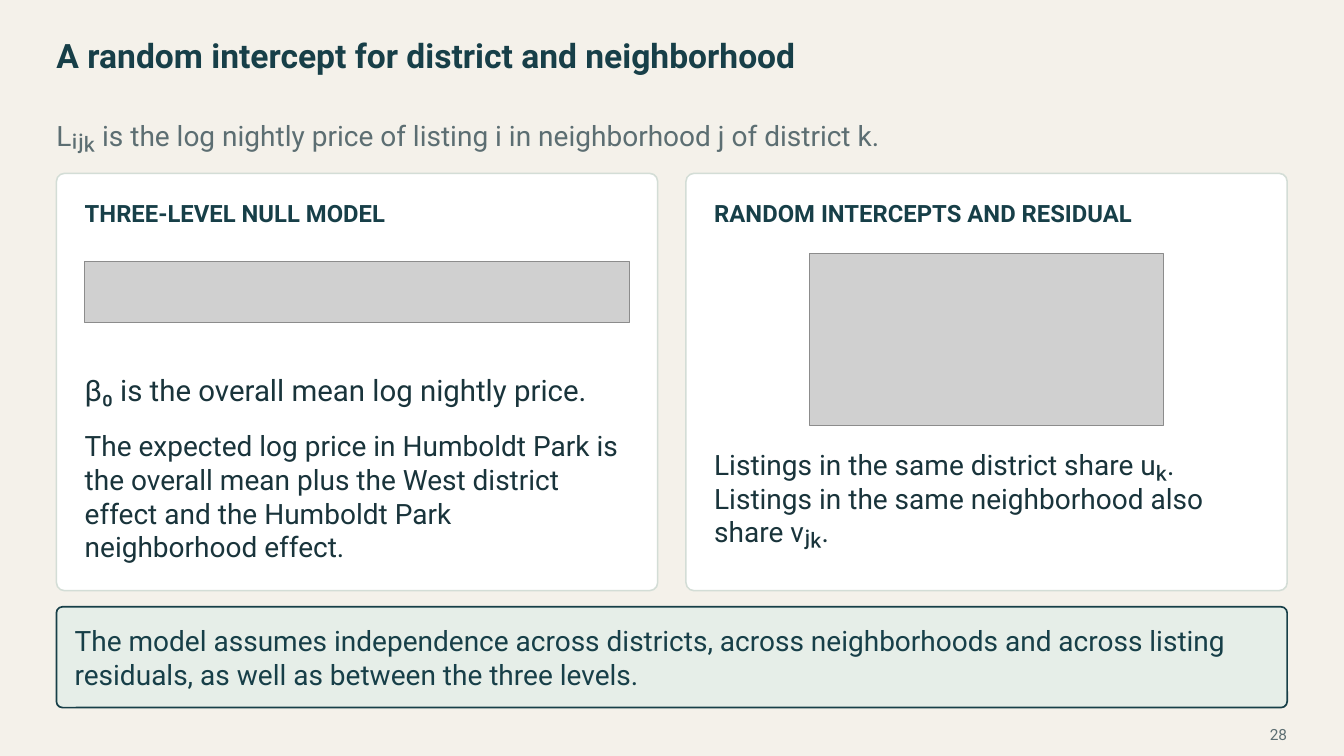
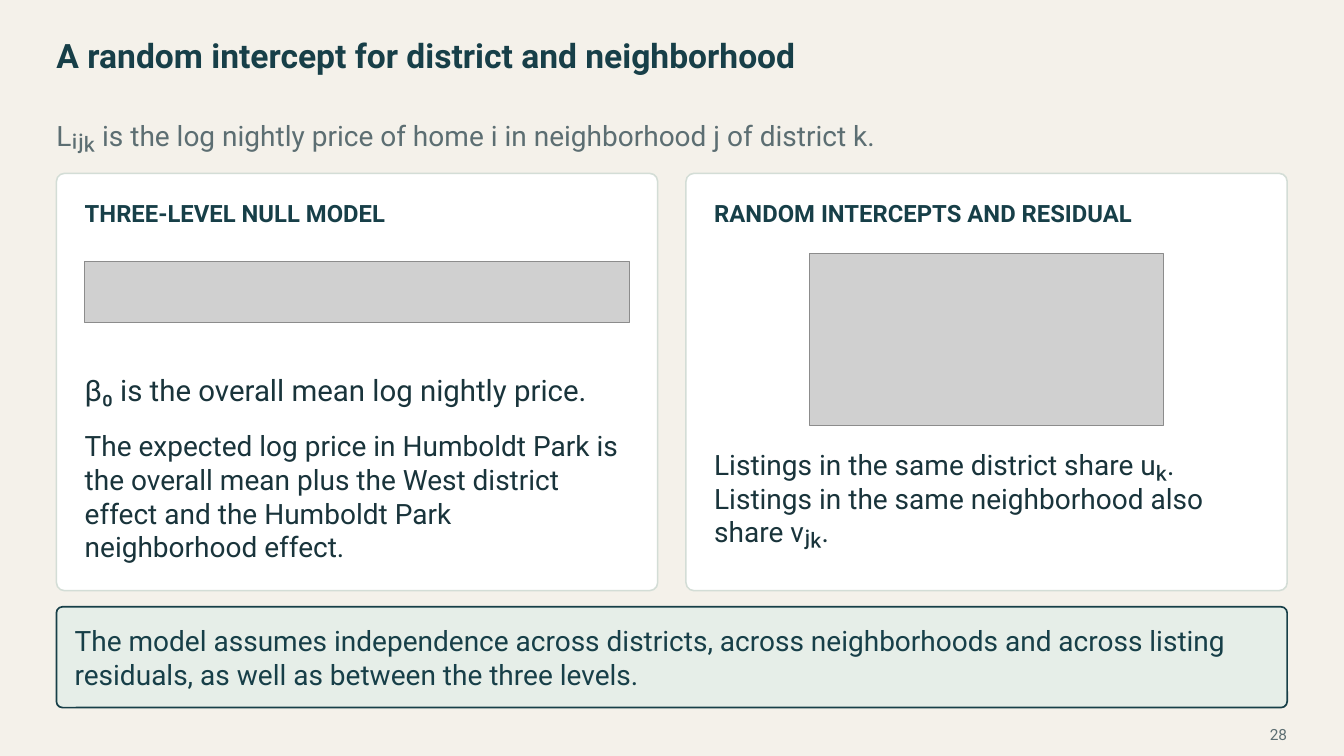
Before and after one commit to Postmus/BeyondMLR, a slide deck: slide 28 of lectures_2627/week3/Beyond_MLR_Week_3.pptx. Drawn at 1344x756 pixels with LibreOffice and Linux fonts; fonts in the diff are those of the drawing; grey boxes stand for pictures. Boxes give left, top, right and bottom in pixels: in the first picture for what was removed or moved away, otherwise in the second. Text is boxed around its words. In the diff, an @@ line names an element or a change of style, - is before the commit and + after.

Commit message:
Focus Week 3 Airbnb labs and lecture on entire homes
Center capacity at four guests and compare four- and five-guest homes at WalkScores 85 and 91. Update the nested-model results and show neighborhood WalkScores by district.

```diff
--- a/lectures_2627/week3/Beyond_MLR_Week_3.pptx
+++ b/lectures_2627/week3/Beyond_MLR_Week_3.pptx
@@ text at (56,125,875,153): text changed @@
-Lᵢⱼₖ is the log nightly price of listing i in neighborhood j of district k.
+Lᵢⱼₖ is the log nightly price of home i in neighborhood j of district k.
```
Also in this commit, not shown: 5 other slides changed, 2 slides added, 2 slides removed, 12 other files.
